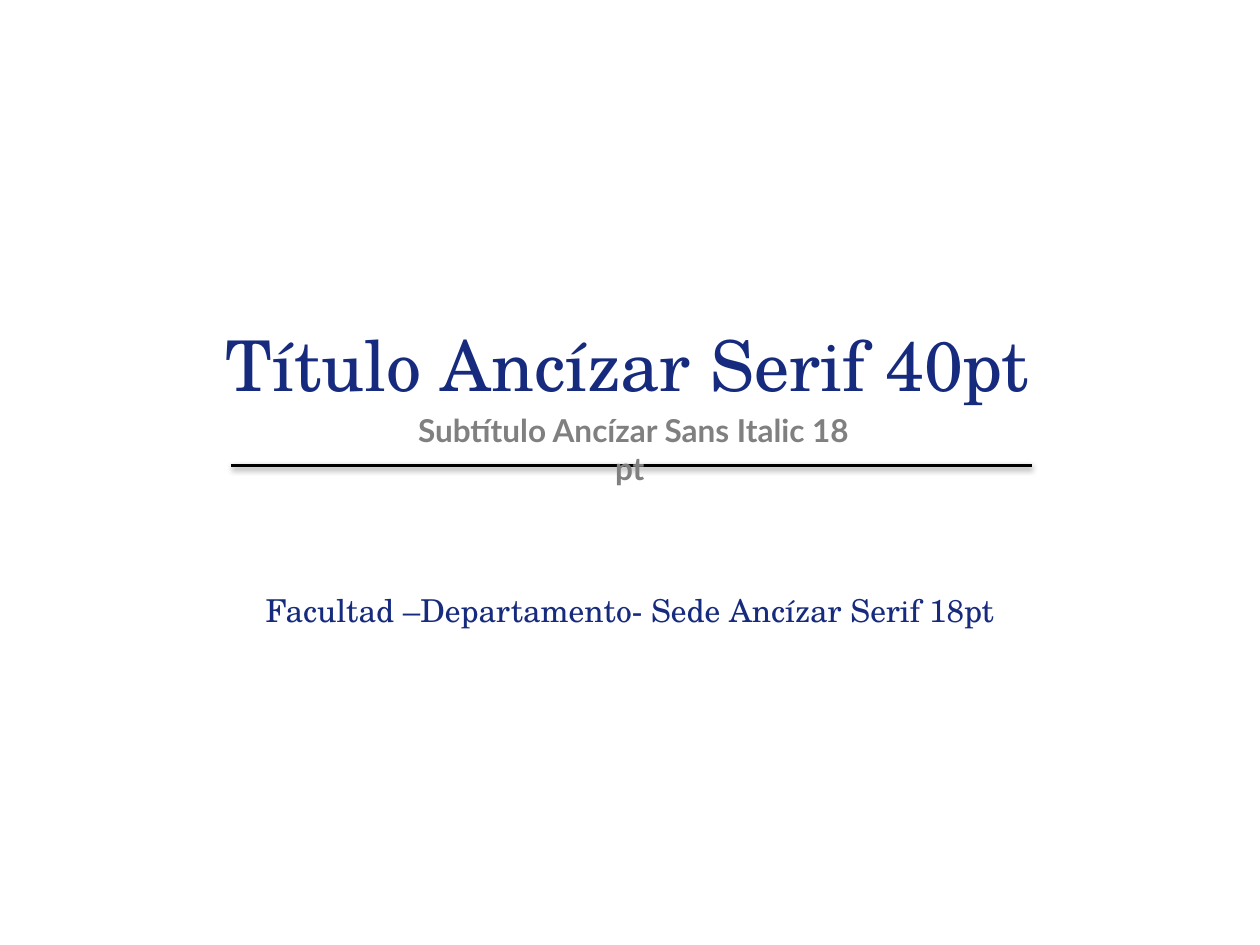
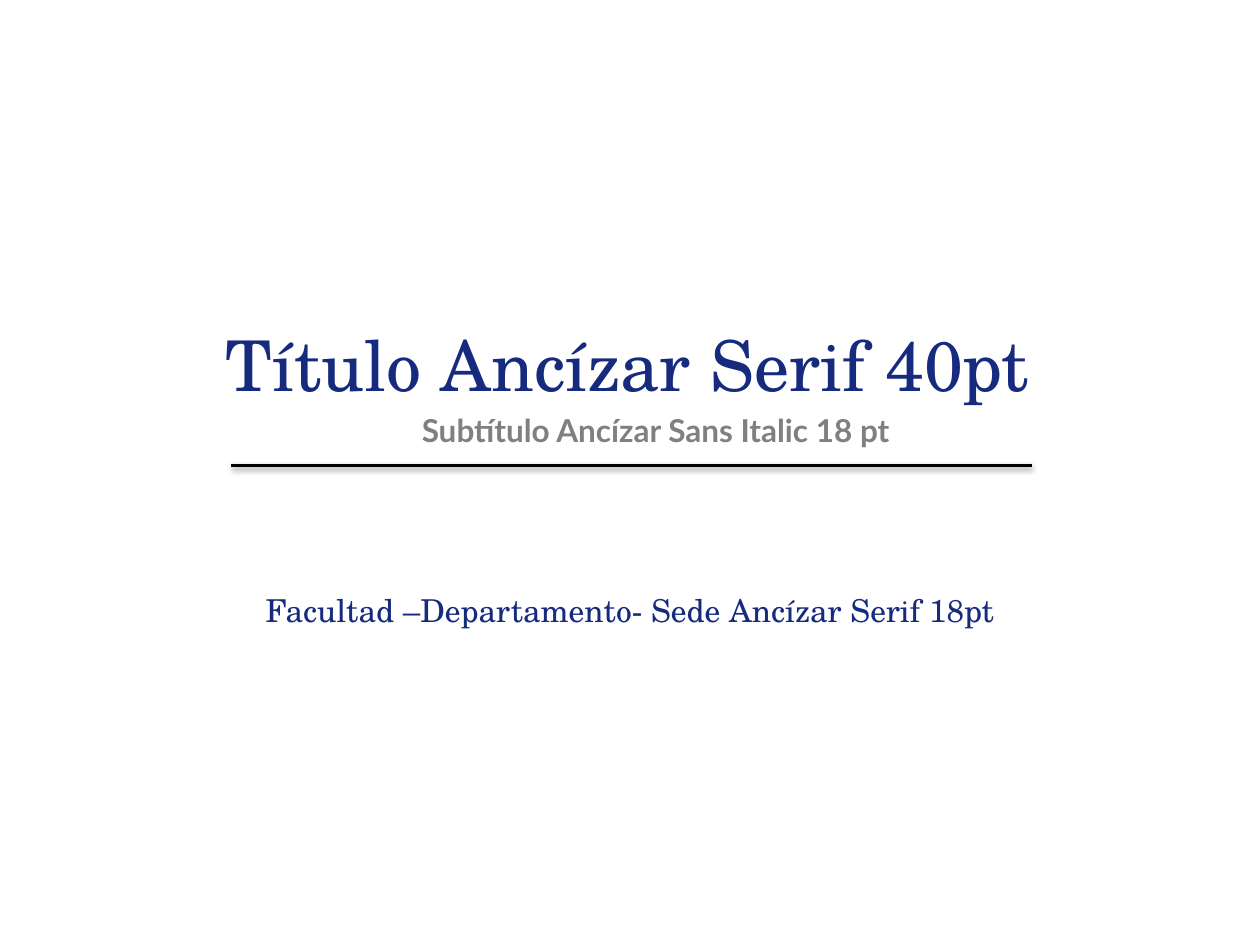
Before and after one commit to sechavarriam/beamerUNAL_2021, a slide deck: slide 2 of 2020.02.03_Presentacion_Modelo4_Amarillo.pptx. Drawn at 1260x945 pixels with LibreOffice and Linux fonts; fonts in the diff are those of the drawing; background and template pictures are left out. Boxes give left, top, right and bottom in pixels: in the first picture for what was removed or moved away, otherwise in the second. Text is boxed around its words. In the diff, an @@ line names an element or a change of style, - is before the commit and + after.

```diff
--- a/2020.02.03_Presentacion_Modelo4_Amarillo.pptx
+++ b/2020.02.03_Presentacion_Modelo4_Amarillo.pptx
@@ text "Subtítulo Ancízar Sans Italic 18 ..." rewrapped from (418,418,849,485) to (422,418,889,447) @@
```
Also in this commit, not shown: 12 other files.
